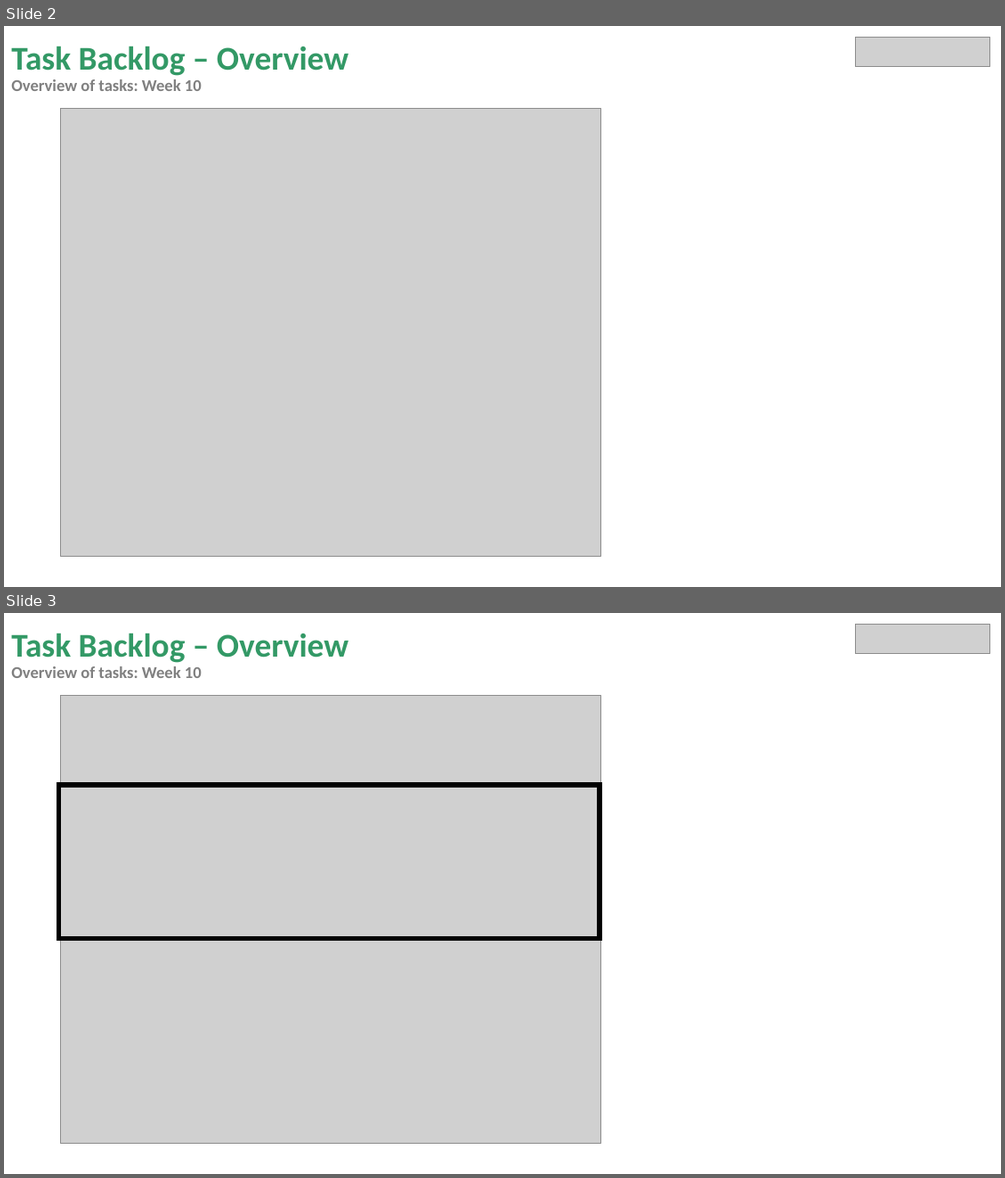
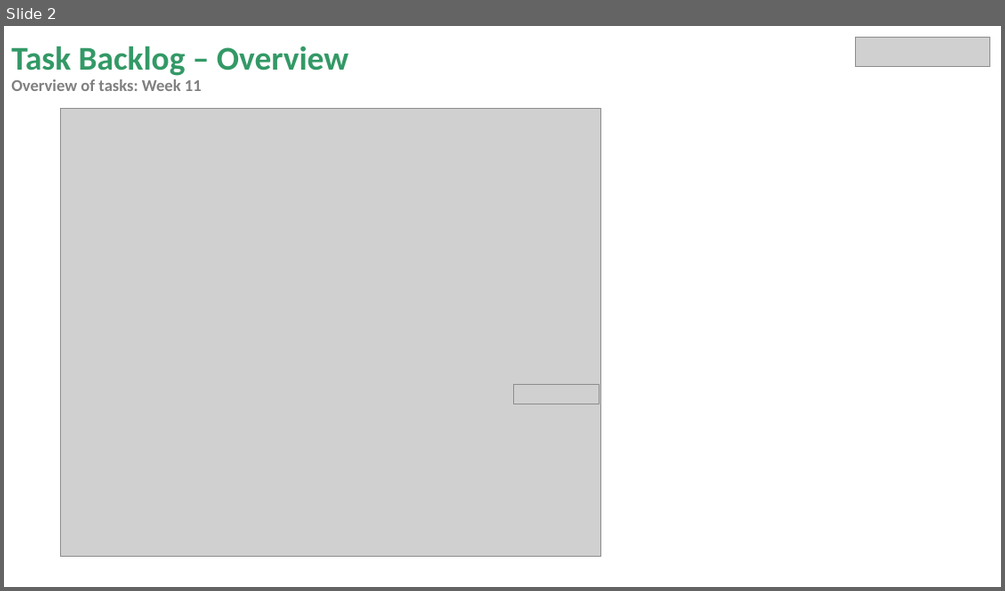
Before and after one commit to miguelrk/tum-mw-bachelorarbeit, a slide deck: 3 Entwicklungsphase/weekly_meeting_11.pptx. Shown one above the other, each under a label of ours: slides 2 and 3 before the commit, slide 2 after it. The pictures are 1005x1178 and 1005x591 pixels, drawn with LibreOffice and Linux fonts; fonts in the diff are those of the drawing; grey boxes stand for pictures. Boxes give left, top, right and bottom in pixels: in the first picture for what was removed or moved away, otherwise in the second. Text is boxed around its words. In the diff, an @@ line names an element or a change of style, - is before the commit and + after.

```diff
--- a/3 Entwicklungsphase/weekly_meeting_11.pptx
+++ b/3 Entwicklungsphase/weekly_meeting_11.pptx
@@ slide 3 removed at (4, 613, 1001, 1174), background #FFFFFF @@
@@ title removed at (11, 633, 348, 678) @@
-Task Backlog – Overview
-Overview of tasks: Week 10
@@ picture removed at (856, 625, 990, 653) @@
@@ picture removed at (60, 695, 600, 1143) @@
@@ rectangle removed at (58, 785, 599, 939) @@
@@ slide 2 changed as well @@
@@ title at (11, 46, 348, 91): text changed @@
-Task Backlog – Overview
-Overview of tasks: Week 10
+Task Backlog – Overview
+Overview of tasks: Week 11
@@ picture added at (514, 385, 599, 403) @@
```
Also in this commit, not shown: 6 other slides changed, 3 slides added, 3 other slides removed, 8 other files.
